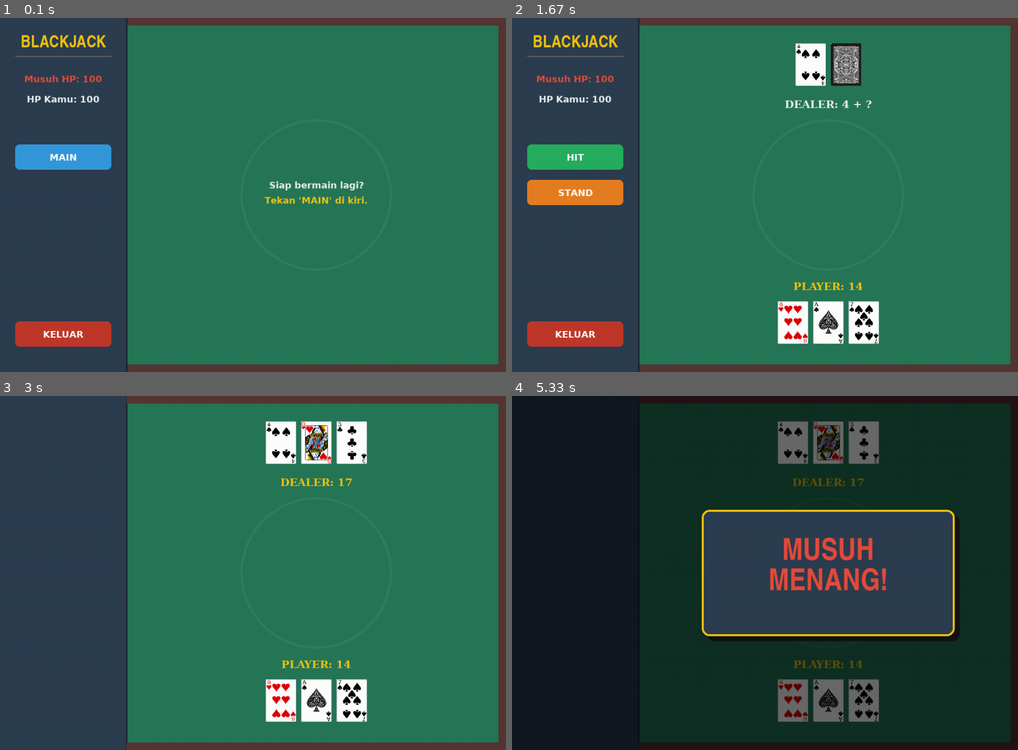
Above: before the commit, frames 1-4 (two rows, left to right).
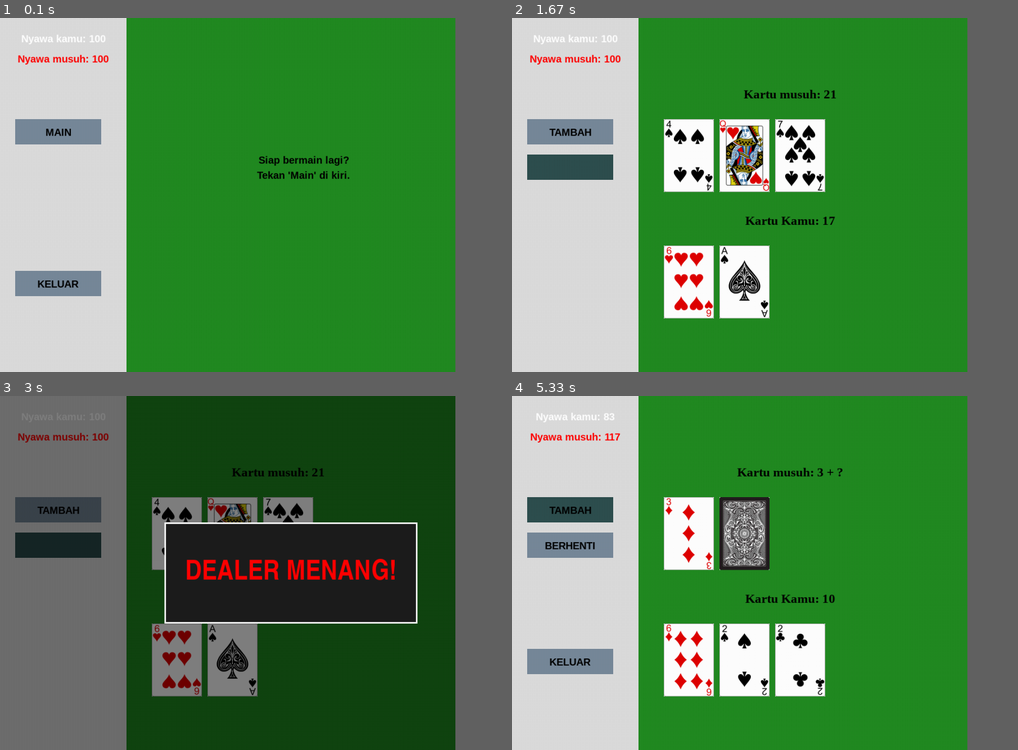
Above: after the commit, the same moments.

Repository: xRdtya/Blackjack-Game
Game: pygame game, started from blackjack_pygames.py
The game is run twice, just before and just after one commit, with the same random seed, the same clock (stepped at 60 frames per second) and the same inputs.
Inputs (mouse positions are in pixels of both pictures, inside the frame that each line leads up to):
- Up to frame 1 (0.1 s): no input
- Up to frame 2 (1.67 s): click "MAIN" at 0.38 s; click (567, 166) at 0.72 s, where only the run after the commit has a clickable "BERHENTI"
- Up to frame 3 (3 s): click (65, 562) at 2.18 s
- Up to frame 4 (5.33 s): click (567, 509) at 5.32 s, where only the run after the commit has a clickable "MAIN"
In our replay, the window is 900x630 before the commit and 810x630 after it. These sizes can differ from the game's own. Grey fills any space a smaller window leaves; there, only what the larger window draws over its background counts as a difference.

The runs differ from the first frame. In frame 1, 92% of the frame differs, in the area x 0-100%, y 0-100%; in frame 2, 91%; in frame 3, 91%; in frame 4, 91%.

Commit message:
Revert files

Diff:
--- a/blackjack_pygames.py
+++ b/blackjack_pygames.py
@@ -4,107 +4,57 @@
 from blackjack_deck import *
 from constants import *
 
-# Inisialisasi
 pygame.init()
 clock = pygame.time.Clock()
 
-# Setup Layar
 gameDisplay = pygame.display.set_mode((display_width, display_height))
-pygame.display.set_caption('BlackJack Casino Royale')
-
-# --- 1. SETUP FONT & UKURAN KARTU ---
-font_ui = pygame.font.SysFont('verdana', 18, bold=True)
-font_title = pygame.font.SysFont('impact', 30)
-font_card_val = pygame.font.SysFont('georgia', 24, bold=True)
-# Font hasil diperbesar sedikit agar lebih gagah
-font_result = pygame.font.SysFont('impact', 55)
-
-# KONFIGURASI PRESISI
-NEW_CARD_W = 60
-NEW_CARD_H = 84
-CARD_GAP = 70
-CENTER_X_AREA = 625
-
-# --- 2. FUNGSI GAMBAR VISUAL ---
-
-def draw_casino_table():
-    """Menggambar background meja"""
-    gameDisplay.fill(TABLE_COLOR)
-
-    # Sidebar
-    pygame.draw.rect(gameDisplay, SIDEBAR_COLOR, (0, 0, 250, display_height))
-    pygame.draw.line(gameDisplay, (30, 40, 50), (250, 0), (250, display_height), 3)
-
-    # Dekorasi Lingkaran
-    pygame.draw.circle(gameDisplay, (45, 130, 95), (CENTER_X_AREA, display_height//2), 150, 5)
-
-    # Border Kayu
-    pygame.draw.rect(gameDisplay, BORDER_COLOR, (250, 0, display_width, 15))
-    pygame.draw.rect(gameDisplay, BORDER_COLOR, (250, display_height-15, display_width, 15))
-    pygame.draw.rect(gameDisplay, BORDER_COLOR, (display_width-15, 0, 15, display_height))
-
-def text_objects(text, font, color):
+pygame.display.set_caption('BlackJack Pro')
+
+def text_objects(text, font, color=black):
     textSurface = font.render(text, True, color)
     return textSurface, textSurface.get_rect()
 
-def game_texts(text, x, y, color, font_type=font_ui):
+def game_texts(text, x, y, color=black, font_type=font_ui):
     TextSurf, TextRect = text_objects(text, font_type, color)
     TextRect.center = (x, y)
     gameDisplay.blit(TextSurf, TextRect)
 
-def draw_result_panel(msg, color):
-    """Menggambar Popup Hasil Multi-line"""
-    # 1. Overlay Gelap
+def alert(msg, color):
     s = pygame.Surface((display_width, display_height))
-    s.set_alpha(150)
+    s.set_alpha(128)
     s.fill((0,0,0))
     gameDisplay.blit(s, (0,0))
 
-    # 2. Kotak Panel
-    box_w, box_h = 500, 250
-    box_x = (display_width / 2) - (box_w / 2) + 125
-    box_y = (display_height / 2) - (box_h / 2)
-
-    # Shadow
-    pygame.draw.rect(gameDisplay, (20, 20, 20), (box_x+10, box_y+10, box_w, box_h), border_radius=15)
-    # Background Panel (Biru Gelap Sidebar)
-    pygame.draw.rect(gameDisplay, SIDEBAR_COLOR, (box_x, box_y, box_w, box_h), border_radius=15)
-    # Border Emas
-    pygame.draw.rect(gameDisplay, TEXT_GOLD, (box_x, box_y, box_w, box_h), 4, border_radius=15)
-
-    # 3. LOGIKA MULTI-LINE (Pemisah Baris)
-    lines = msg.split('\n')
-
-    # Hitung posisi Y awal
-    # Tinggi font +/- 55px. Kita atur agar pas di tengah vertikal.
-    start_y = box_y + (box_h / 2) - ((len(lines) * 60) / 2) + 20
-
-    for i, line in enumerate(lines):
-        TextSurf, TextRect = text_objects(line, font_result, color)
-        # Jarak antar baris 60 pixel
-        TextRect.center = (box_x + (box_w/2), start_y + (i * 60))
-        gameDisplay.blit(TextSurf, TextRect)
+    box_width, box_height = 500, 200
+    box_x = (display_width / 2) - (box_width / 2) + 125
+    box_y = (display_height / 2) - (box_height / 2)
+
+    pygame.draw.rect(gameDisplay, (30, 30, 30), (box_x, box_y, box_width, box_height))
+    pygame.draw.rect(gameDisplay, white, (box_x, box_y, box_width, box_height), 3)
+
+    TextSurf, TextRect = text_objects(msg, font_result, color)
+    TextRect.center = (box_x + (box_width/2), box_y + (box_height/2))
+    gameDisplay.blit(TextSurf, TextRect)
 
     pygame.display.update()
 
 def button(msg, x, y, w, h, ic, ac, events, action=None, args=None):
     mouse = pygame.mouse.get_pos()
     if x + w > mouse[0] > x and y + h > mouse[1] > y:
-        pygame.draw.rect(gameDisplay, ac, (x, y, w, h), border_radius=8)
+        pygame.draw.rect(gameDisplay, ac, (x, y, w, h))
         for event in events:
             if event.type == pygame.MOUSEBUTTONDOWN and event.button == 1:
                 if action != None:
-                    if args is not None: action(args)
-                    else: action()
+                    if args is not None:
+                        action(args)
+                    else:
+                        action()
     else:
-        pygame.draw.rect(gameDisplay, ic, (x, y, w, h), border_radius=8)
-
-    text_color = white
-    TextSurf, TextRect = text_objects(msg, font_ui, text_color)
+        pygame.draw.rect(gameDisplay, ic, (x, y, w, h))
+
+    TextSurf, TextRect = text_objects(msg, font_ui, black)
     TextRect.center = ((x + (w/2)), (y + (h/2)))
     gameDisplay.blit(TextSurf, TextRect)
-
-# --- CLASS PERMAINAN ---
 
 class Play:
     def __init__(self):
@@ -116,23 +66,10 @@
         self.enemy_hp = 100
         self.playing = False
 
-    def redraw_game_window(self, show_dealer_all=False):
-        draw_casino_table()
-
-        # --- LOGIKA POSISI DINAMIS ---
-        def get_start_x(total_cards):
-            if total_cards < 2: total_cards = 2
-            return CENTER_X_AREA - ((total_cards * CARD_GAP) / 2) + (CARD_GAP / 2) - (NEW_CARD_W / 2)
-
-        # --- DEALER (Y=50) ---
-        dealer_y = 50
-        num_dealer = len(self.dealer.card_img)
-        dealer_slots = max(2, num_dealer)
-        start_dealer_x = get_start_x(dealer_slots)
-
-        for i in range(dealer_slots):
-             pygame.draw.rect(gameDisplay, CARD_SLOT_COLOR, (start_dealer_x + (i * CARD_GAP), dealer_y, NEW_CARD_W, NEW_CARD_H), border_radius=5)
-
+    def newGame(self, show_dealer_all=False):
+        pygame.draw.rect(gameDisplay, background_color, (250, 0, display_width-250, display_height))
+
+        # Kartu musuh
         for i, card_name in enumerate(self.dealer.card_img):
             if i == 1 and not show_dealer_all:
                 img = pygame.image.load('img/back.png').convert()
@@ -140,48 +77,34 @@
                 try:
                     img = pygame.image.load('img/' + card_name + '.png').convert()
                 except: continue
-
-            img = pygame.transform.scale(img, (NEW_CARD_W, NEW_CARD_H))
-            gameDisplay.blit(img, (start_dealer_x + (i * CARD_GAP), dealer_y))
-
-        # Teks Skor Dealer (Y=170)
+            gameDisplay.blit(img, (300 + (i * 110), 200))
+
+        # Skor musuh
         if show_dealer_all:
-            game_texts(f"DEALER: {self.dealer.value}", CENTER_X_AREA, 170, TEXT_GOLD, font_card_val)
+            game_texts(f"Kartu musuh: {self.dealer.value}", 550, 150, black, font_card_text)
         else:
             if len(self.dealer.cards) > 0:
                 first_val = self.dealer.cards[0][0]
                 val = 10 if first_val in ['J','Q','K','10'] else (11 if first_val == 'A' else int(first_val))
-                game_texts(f"DEALER: {val} + ?", CENTER_X_AREA, 170, TEXT_COLOR, font_card_val)
-
-
-        # --- PLAYER (Y=560) ---
-        player_y = 560
-        num_player = len(self.player.card_img)
-        player_slots = max(2, num_player)
-        start_player_x = get_start_x(player_slots)
-
-        for i in range(player_slots):
-             pygame.draw.rect(gameDisplay, CARD_SLOT_COLOR, (start_player_x + (i * CARD_GAP), player_y, NEW_CARD_W, NEW_CARD_H), border_radius=5)
-
-        # Teks Skor Player (Y=530)
-        game_texts(f"PLAYER: {self.player.value}", CENTER_X_AREA, 530, TEXT_GOLD, font_card_val)
-
+                game_texts(f"Kartu musuh: {val} + ?", 550, 150, black, font_card_text)
+
+        # Kartu player
         for i, card_name in enumerate(self.player.card_img):
             try:
                 img = pygame.image.load('img/' + card_name + '.png').convert()
-                img = pygame.transform.scale(img, (NEW_CARD_W, NEW_CARD_H))
-                gameDisplay.blit(img, (start_player_x + (i * CARD_GAP), player_y))
+                gameDisplay.blit(img, (300 + (i * 110), 450))
             except: continue
 
+        # Skor Player
+        game_texts(f"Kartu Kamu: {self.player.value}", 550, 400, black, font_card_text)
+
         pygame.display.update()
 
     def display_stats(self):
-        game_texts("BLACKJACK", 125, 50, TEXT_GOLD, font_title)
-        pygame.draw.line(gameDisplay, (100,100,100), (30, 75), (220, 75), 2)
-        game_texts(f"Musuh HP: {self.enemy_hp}", 125, 120, TEXT_RED, font_ui)
-        game_texts(f"HP Kamu: {self.hp}", 125, 160, TEXT_COLOR, font_ui)
-
-    def deal(self, amount):
+        game_texts(f"Nyawa musuh: {self.enemy_hp}", 125, 80, dark_red, font_ui)
+        game_texts(f"Nyawa kamu: {self.hp}", 125, 40, white, font_ui)
+
+    def deal(self):
         self.deck = Deck()
         self.dealer = Hand()
         self.player = Hand()
@@ -190,8 +113,9 @@
 
         if self.hp <= 0:
             self.playing = False
-            self.redraw_game_window()
-            draw_result_panel("GAME OVER!\nNYAWA HABIS", TEXT_RED)
+            self.newGame()
+
+            alert("GAME OVER!", red)
             time.sleep(3)
             self.reset_game()
             return
@@ -203,108 +127,101 @@
         self.player.calc_hand()
         self.dealer.calc_hand()
 
-        self.redraw_game_window()
+        self.newGame()
         self.check_blackjack_start()
-
-    def hit(self):
-        if not self.playing: return
-
-        if len(self.player.card_img) >= 5:
-            pygame.draw.rect(gameDisplay, TABLE_COLOR, (CENTER_X_AREA - 200, 330, 400, 40))
-            game_texts("Maksimal 5 Kartu!", CENTER_X_AREA, 350, TEXT_RED)
-            pygame.display.update()
-            time.sleep(0.5)
-            self.redraw_game_window()
-            return
-
-        self.player.add_card(self.deck.deal())
-        self.player.calc_hand()
-        self.redraw_game_window()
-
-        if self.player.value > 21:
-            self.playing = False
-            self.redraw_game_window(show_dealer_all=True)
-            time.sleep(1)
-            self.calculate_winner()
-
-    def stand(self):
-        if not self.playing: return
-        self.playing = False
-
-        self.redraw_game_window(show_dealer_all=True)
-        time.sleep(0.5)
-
-        while self.dealer.value < 17 and len(self.dealer.card_img) < 6:
-            self.dealer.add_card(self.deck.deal())
-            self.dealer.calc_hand()
-            self.redraw_game_window(show_dealer_all=True)
-            time.sleep(1)
-
-        self.calculate_winner()
 
     def check_blackjack_start(self):
         finish = False
         msg = ""
-        color = TEXT_COLOR
+        color = grey
 
         if self.player.value == 21 and self.dealer.value == 21:
-            msg = "PUSH\n(SERI)"
+            msg = "SERI!"
             self.hp += self.player.value * 2
             finish = True
         elif self.player.value == 21:
-            msg = "BLACKJACK!\nKAMU MENANG!"
-            color = TEXT_GOLD
+            msg = "BLACKJACK! MENANG!"
+            color = green
             self.enemy_hp -= int(self.player.value * 2)
             self.hp += self.player.value
             finish = True
         elif self.dealer.value == 21:
-            msg = "MUSUH BLACKJACK!\nKAMU KALAH"
-            color = TEXT_RED
+            msg = "DEALER BLACKJACK!"
+            color = red
             self.hp -= int(self.player.value * 2)
             self.enemy_hp += self.player.value
             finish = True
 
         if finish:
             self.playing = False
-            self.redraw_game_window(show_dealer_all=True)
-            draw_result_panel(msg, color)
+            self.newGame(show_dealer_all=True)
+            alert(msg, color)
             time.sleep(3)
             self.play_or_exit()
 
+    def hit(self):
+        if not self.playing: return
+
+        if len(self.player.card_img) >= 5:
+            pygame.draw.rect(gameDisplay, background_color, (400, 360, 400, 40))
+            game_texts("Maksimal 5 Kartu!", 600, 380, red, font_ui)
+            pygame.display.update()
+            time.sleep(0.5)
+            self.newGame()
+            return
+
+        self.player.add_card(self.deck.deal())
+        self.player.calc_hand()
+        self.newGame()
+
+        if self.player.value > 21:
+            self.stand()
+
+    def stand(self):
+        if not self.playing: return
+        self.playing = False
+
+        self.newGame(show_dealer_all=True)
+        time.sleep(0.5)
+
+        while self.dealer.value < 17 and len(self.dealer.card_img) < 6:
+            self.dealer.add_card(self.deck.deal())
+            self.dealer.calc_hand()
+            self.newGame(show_dealer_all=True)
+            time.sleep(1)
+
+        self.calculate_winner()
+
     def calculate_winner(self):
         msg = ""
-        col = TEXT_COLOR
-
-        # --- FORMAT TEKS DISESUAIKAN DI SINI ---
+        col = grey
+
         if self.player.value > 21:
-             msg = "KAMU BUST!\nKALAH!"
-             col = TEXT_RED
-             self.enemy_hp += 10
-             self.hp -= 10
+            msg = "KAMU KALAH"
+            col = red
+            self.enemy_hp += 10
+            self.hp -= 10
         elif self.dealer.value > 21:
-             # FORMAT YANG KAMU MINTA:
-             # Baris 1: MUSUH
-             # Baris 2: BUST! MENANG!
-             msg = "MUSUH\nBUST! MENANG!"
-             col = TEXT_GOLD
-             self.enemy_hp -= self.player.value
-             self.hp += self.player.value
+            msg = "DEALER BUST! MENANG!"
+            col = green
+            self.enemy_hp -= self.player.value
+            self.hp += self.player.value
         elif self.player.value > self.dealer.value:
-            msg = "KAMU\nMENANG!"
-            col = TEXT_GOLD
+            msg = "KAMU MENANG!"
+            col = green
             self.enemy_hp -= self.player.value
             self.hp += self.player.value
         elif self.player.value < self.dealer.value:
-            msg = "MUSUH\nMENANG!"
-            col = TEXT_RED
+            msg = "DEALER MENANG!"
+            col = red
             self.enemy_hp += self.player.value
             self.hp -= self.player.value
         else:
-            msg = "PUSH\n(SERI)"
-            col = TEXT_COLOR
+            msg = "SERI"
+            col = grey
             self.hp += 10
 
-        draw_result_panel(msg, col)
+        alert(msg, col)
         time.sleep(3)
         self.play_or_exit()
 
@@ -318,23 +235,22 @@
 
     def play_or_exit(self):
         self.playing = False
-        draw_casino_table()
-
-        game_texts("Siap bermain lagi?", CENTER_X_AREA, 330, TEXT_COLOR, font_ui)
-        game_texts("Tekan 'MAIN' di kiri.", CENTER_X_AREA, 360, TEXT_GOLD, font_ui)
+
+        pygame.draw.rect(gameDisplay, background_color, (250, 0, display_width-250, display_height))
+        pygame.draw.rect(gameDisplay, grey, (0, 0, 250, 700))
+
+        game_texts("Siap bermain lagi?", 600, 280, black, font_ui)
+        game_texts("Tekan 'Main' di kiri.", 600, 310, black, font_ui)
         pygame.display.update()
-
-# --- MAIN LOOP ---
 
 play_blackjack = Play()
 running = True
 
-gameDisplay.fill(TABLE_COLOR)
+gameDisplay.fill(background_color)
 play_blackjack.play_or_exit()
 
 while running:
-    pygame.draw.rect(gameDisplay, SIDEBAR_COLOR, (0, 0, 250, display_height))
-    pygame.draw.line(gameDisplay, (30, 40, 50), (250, 0), (250, display_height), 3)
+    pygame.draw.rect(gameDisplay, grey, (0, 0, 250, 700))
 
     play_blackjack.display_stats()
 
@@ -344,12 +260,12 @@
             running = False
 
     if play_blackjack.playing:
-        button("HIT", 30, 250, 190, 50, BTN_ACTION_COLOR, BTN_ACTION_HOVER, events, play_blackjack.hit)
-        button("STAND", 30, 320, 190, 50, BTN_STOP_COLOR, BTN_STOP_HOVER, events, play_blackjack.stand)
+        button("TAMBAH", 30, 200, 170, 50, light_slat, dark_slat, events, play_blackjack.hit)
+        button("BERHENTI", 30, 270, 170, 50, light_slat, dark_slat, events, play_blackjack.stand)
     else:
-        button("MAIN", 30, 250, 190, 50, BTN_MAIN_COLOR, BTN_MAIN_HOVER, events, play_blackjack.deal, 10)
-
-    button("KELUAR", 30, 600, 190, 50, BTN_EXIT_COLOR, BTN_EXIT_HOVER, events, play_blackjack.exit)
+        button("MAIN", 30, 200, 170, 50, light_slat, dark_slat, events, play_blackjack.deal)
+
+    button("KELUAR", 30, 500, 170, 50, light_slat, dark_red, events, play_blackjack.exit)
 
     pygame.display.flip()
     clock.tick(60)
--- a/constants.py
+++ b/constants.py
@@ -1,53 +1,33 @@
-import pygame
+import pygame as pygame
 
-pygame.init()
-
-# --- UKURAN LAYAR ---
-display_width = 1000
+display_width = 900
 display_height = 700
 
-# --- WARNA DASAR (FIX ERROR) ---
+background_color = (34,139,34)
+grey = (220,220,220)
+black = (0,0,0)
+green = (0, 200, 0)
+red = (255,0,0)
+light_red = (200, 0, 0)
+light_slat = (119,136,153)
+dark_slat = (47, 79, 79)
+dark_red = (255, 0, 0)
+gold = (255, 215, 0)
 white = (255, 255, 255)
-black = (0, 0, 0)
-grey = (220, 220, 220)
+pygame.init()
+font = pygame.font.SysFont("Arial", 20)
+textfont = pygame.font.SysFont('Comic Sans MS', 25)
+game_end = pygame.font.SysFont('dejavusans', 100)
+blackjack = pygame.font.SysFont('roboto', 70)
+font_result = pygame.font.SysFont('impact', 50)
+font_ui = pygame.font.SysFont('arial', 20, bold=True)
+font_card_text = pygame.font.SysFont('timesnewroman', 25, bold=True)
 
-# --- PALET WARNA (CASINO THEME) ---
-# Background Meja (Emerald Green)
-TABLE_COLOR = (39, 119, 88)
-# Warna Pinggiran Meja (Coklat Gelap)
-BORDER_COLOR = (86, 54, 53)
 
-# Sidebar (Charcoal Blue)
-SIDEBAR_COLOR = (44, 62, 80)
-
-# Teks
-TEXT_COLOR = (236, 240, 241) # Putih tulang
-TEXT_GOLD = (241, 196, 15)   # Emas
-TEXT_RED = (231, 76, 60)     # Merah soft
-
-# Tombol
-BTN_MAIN_COLOR = (52, 152, 219) # Biru
-BTN_MAIN_HOVER = (41, 128, 185)
-
-BTN_ACTION_COLOR = (46, 204, 113) # Hijau
-BTN_ACTION_HOVER = (39, 174, 96)
-
-BTN_STOP_COLOR = (230, 126, 34)   # Oranye
-BTN_STOP_HOVER = (211, 84, 0)
-
-BTN_EXIT_COLOR = (192, 57, 43)    # Merah bata
-BTN_EXIT_HOVER = (150, 40, 40)
-
-# Kartu
-CARD_SLOT_COLOR = (30, 90, 65)
-
-# --- FONTS ---
-font_ui = pygame.font.SysFont('verdana', 20, bold=True)
-font_card = pygame.font.SysFont('georgia', 24, bold=True)
-font_result = pygame.font.SysFont('impact', 60)
-
-# --- LAIN-LAIN ---
 SUITS = ['C', 'S', 'H', 'D']
 RANKS = ['A', '2', '3', '4', '5', '6', '7', '8', '9', '10', 'J', 'Q', 'K']
 
 CARD_SIZE = (72, 96)
+CARD_CENTER = (36, 48)
+CARD_BACK_SIZE = (72, 96)
+CARD_BACK_CENTER = (36, 48)
